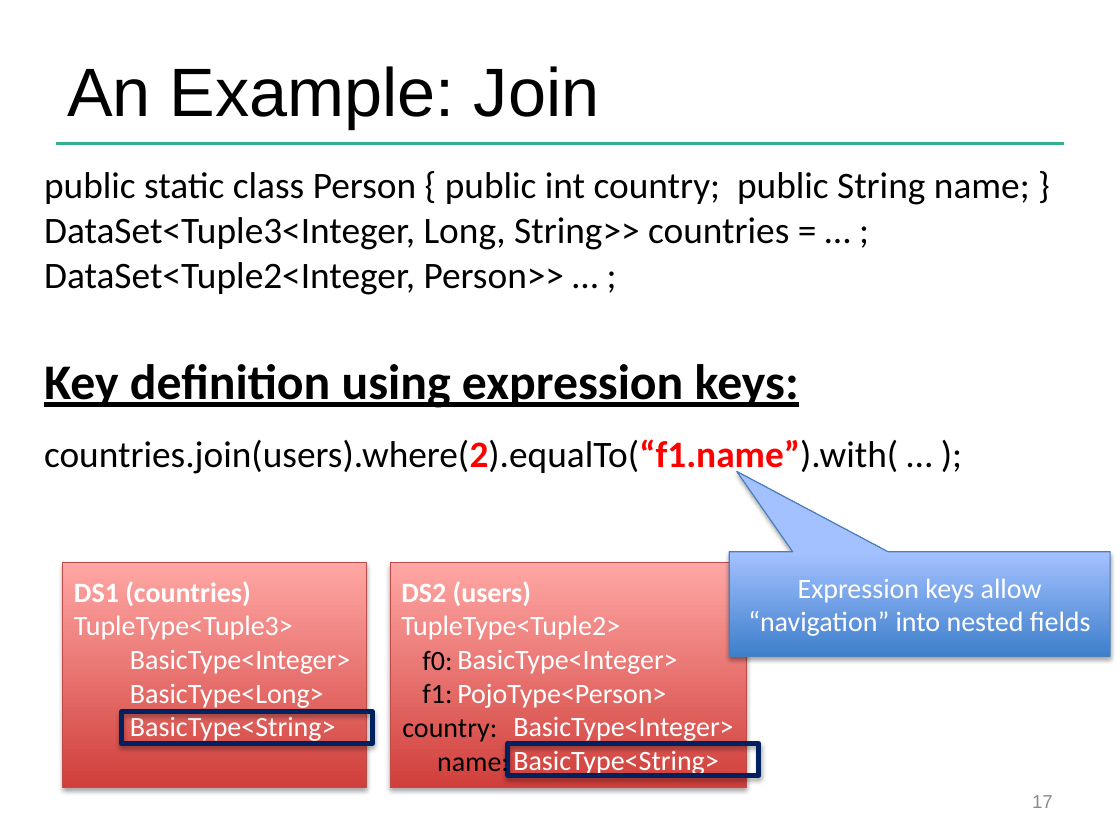
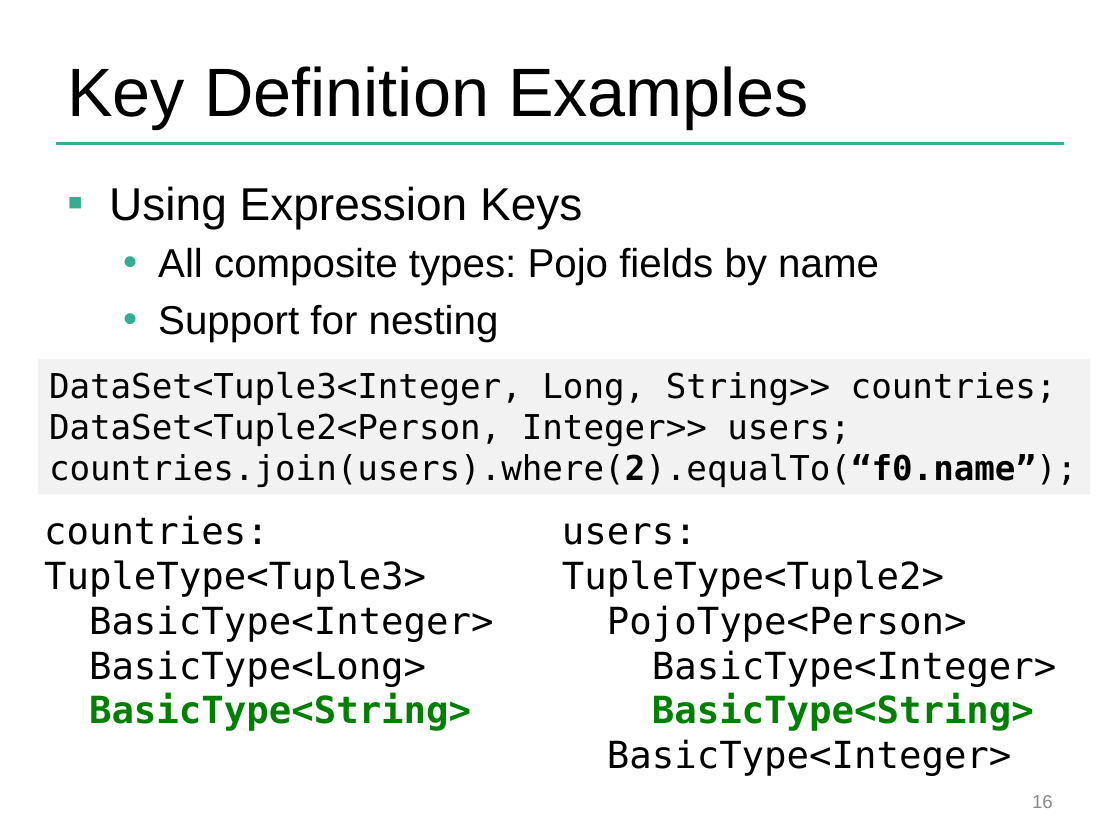
Before and after one commit to dataArtisans/flink-training-web, a slide deck: slide 16 of slides/flink_batch_advanced.pptx (slide 17 before the commit). Drawn at 1120x840 pixels with LibreOffice and Linux fonts; fonts in the diff are those of the drawing; background and template pictures are left out. Boxes give left, top, right and bottom in pixels: in the first picture for what was removed or moved away, otherwise in the second. Text is boxed around its words. In the diff, an @@ line names an element or a change of style, - is before the commit and + after.

```diff
--- a/slides/flink_batch_advanced.pptx
+++ b/slides/flink_batch_advanced.pptx
@@ title at [67,66,808,128]: text changed @@
-An Example: Join
+Key Definition Examples
@@ text added at [109,186,879,342], 25.9 pt, text #000000 @@
+▪ Using Expression Keys
+  • All composite types: Pojo fields by name
+  • Support for nesting
@@ rectangle "DataSet<Tuple3<Integer, Long, String>> countries; DataSet<Tu ...": place and size @@
-rectangle "DataSet<Tuple3<Integer, Long, String>> countries; DataSet<Tu ..." at [44,172,1030,477]
+rectangle "DataSet<Tuple3<Integer, Long, String>> countries; DataSet<Tu ..." at [38,358,1090,494]
@@ rectangle "DataSet<Tuple3<Integer, Long, String>> countries; DataSet<Tu ..." at [38,358,1090,494]: fill none to #F2F2F2 @@
@@ text removed at [44,364,799,408] @@
-Key definition using expression keys:
@@ text in rectangle at [49,371,1077,488]: text changed; size 24 to 22 pt; font Calibri to DejaVu Sans Mono @@
-public static class Person { public int country; public String name; }
-DataSet<Tuple3<Integer, Long, String>> countries = … ;
-DataSet<Tuple2<Integer, Person>> … ;
-countries.join(users).where(2).equalTo(“f1.name”).with( … );
+DataSet<Tuple3<Integer, Long, String>> countries;
+DataSet<Tuple2<Person, Integer>> users;
+countries.join(users).where(2).equalTo(“f0.name”);
@@ text "countries:": place and size @@
-text "countries:" at [63,562,366,787]
+text "countries:" at [44,515,494,731]
@@ text "countries:" at [44,515,494,731]: vertical alignment middle to top; fill gradient #D1403C to #FFA6A5 to none; outline #BF4C48 0.75 pt to none; shadow off @@
@@ text "users:" at [562,523,1057,776]: vertical alignment middle to top; fill gradient #D1403C to #FFA6A5 to none; outline #BF4C48 0.75 pt to none; shadow off @@
@@ text "users:": place and size @@
-text "users:" at [390,562,746,787]
+text "users:" at [562,523,1057,776]
@@ text at [44,515,269,545]: text changed; size 18 to 24 pt; font Calibri to DejaVu Sans Mono; text colour #FFFFFF to #000000; bold off @@
-DS1 (countries)
+countries:
@@ text at [562,523,697,545]: text changed; size 18 to 24 pt; font Calibri to DejaVu Sans Mono; text colour #FFFFFF to #000000; bold off @@
-DS2 (users)
+users:
@@ text at [44,560,494,731]: size 18 to 24 pt, font Calibri to DejaVu Sans Mono in "TupleType<Tuple3>", "BasicType<Integer>", "BasicType<Long>", "BasicType<String>"; text colour #FFFFFF to #000000 in "TupleType<Tuple3>", "BasicType<Integer>", "BasicType<Long>"; text colour #FFFFFF to #008000, bold on in "BasicType<String>"; list level 2 to 1 in "BasicType<Integer>"; list level 2 to 1 in "BasicType<Long>"; list level 2 to 1 in "BasicType<String>" @@
@@ text at [562,560,1057,731]: size 18 to 24 pt, font Calibri to DejaVu Sans Mono in "TupleType<Tuple2>", "PojoType<Person>", "BasicType<Integer>", "BasicType<String>"; text colour #FFFFFF to #000000 in "TupleType<Tuple2>", "PojoType<Person>", "BasicType<Integer>"; text colour #FFFFFF to #008000, bold on in "BasicType<String>"; list level 2 to 1 in "PojoType<Person>"; list level 2 to 1 in "BasicType<Integer>"; list level 2 to 1 in "BasicType<String>" @@
@@ speech box removed at [729,552,1110,656] @@
-Expression keys allow “navigation” into nested fields
@@ text removed at [422,651,452,703] @@
-f0:
-f1:
@@ text at [457,650,677,674]: paragraph removed @@
-  BasicType<Integer>
@@ rectangle removed at [121,711,372,743] @@
@@ text removed at [402,719,509,777] @@
-country:
-name:
@@ rectangle removed at [507,744,758,775] @@
@@ text at [607,739,1012,776]: paragraph added @@
+BasicType<Integer>
@@ page number at [1032,795,1053,808]: text changed @@
-17
+16
```
Also in this commit, not shown: 34 other slides changed, 12 slides added, 16 slides removed.
